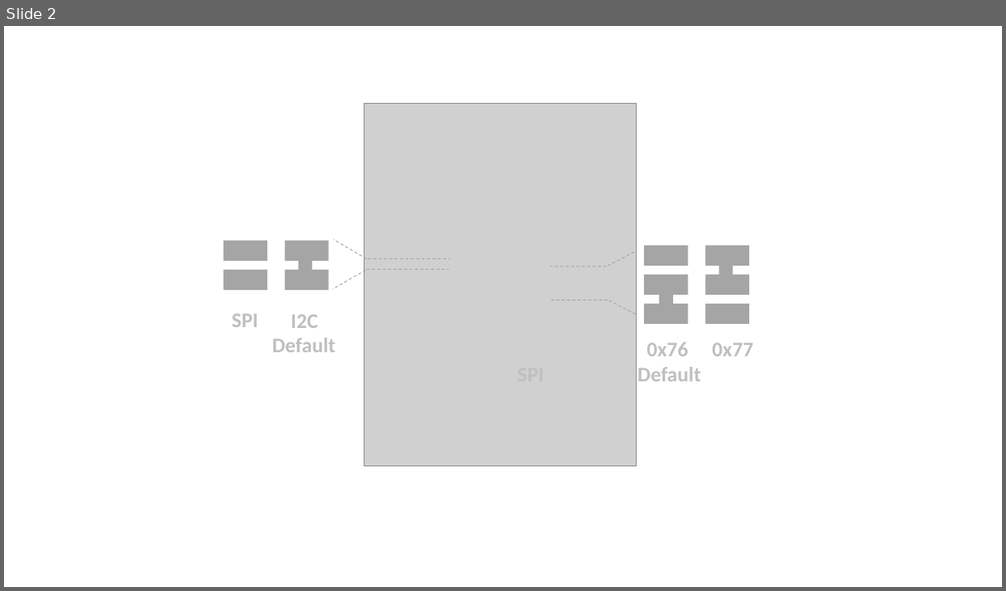
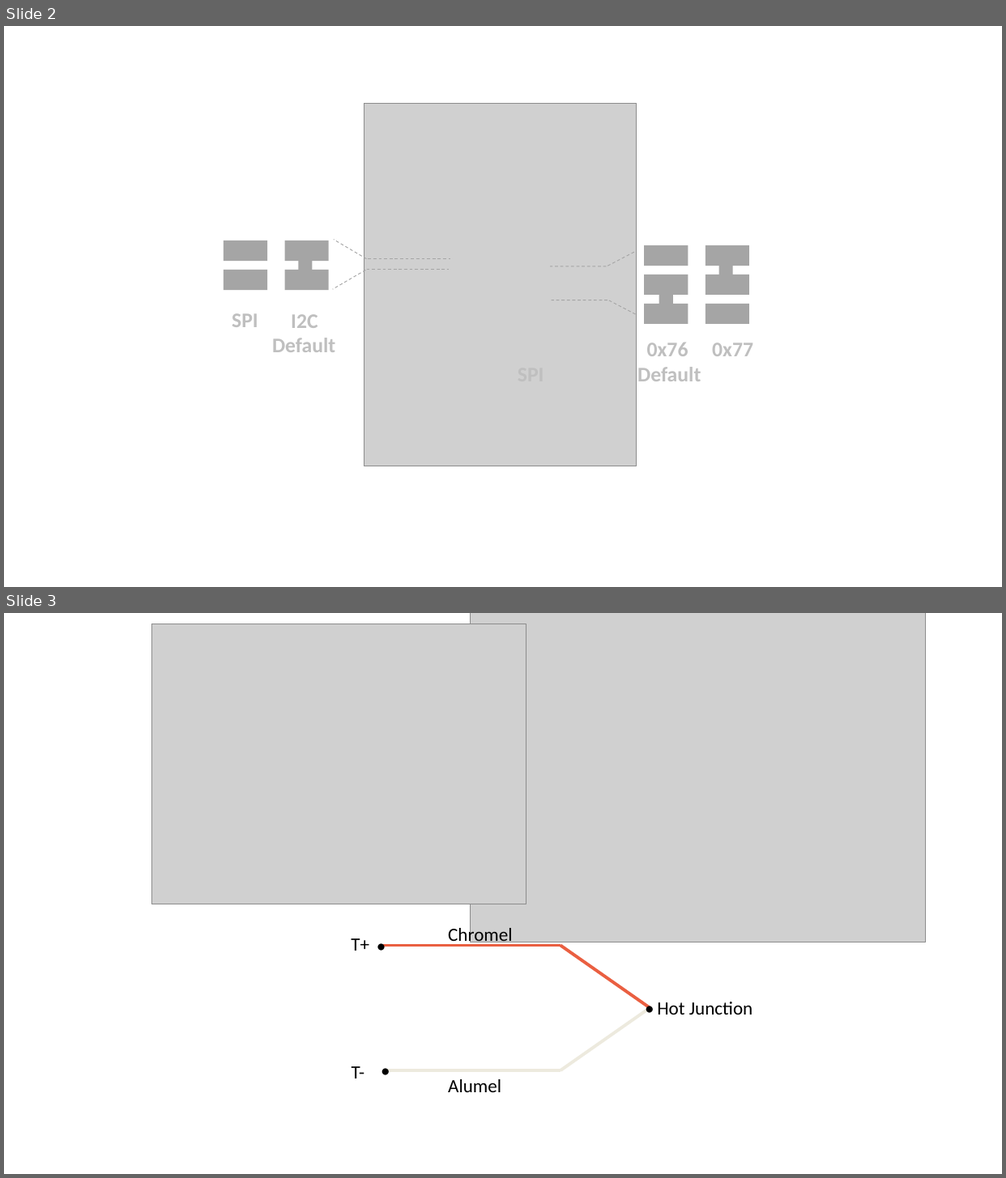
Before and after one commit to SeeedDocument/Grove-1_Wire_Themocouple_Amplifier-MAX31850K, a slide deck: img/pin_map.pptx. Shown one above the other, each under a label of ours: slide 2 before the commit, slides 2 and 3 after it. The pictures are 1006x591 and 1006x1178 pixels, drawn with LibreOffice and Linux fonts; fonts in the diff are those of the drawing; grey boxes stand for pictures. Boxes give left, top, right and bottom in pixels: in the first picture for what was removed or moved away, otherwise in the second. Text is boxed around its words. In the diff, an @@ line names an element or a change of style, - is before the commit and + after.

```diff
--- a/img/pin_map.pptx
+++ b/img/pin_map.pptx
@@ slide 3 added at <box>4,613,1002,1174</box>, background #FFFFFF @@
@@ picture added at <box>151,624,526,905</box> @@
@@ picture added at <box>471,613,926,943</box> @@
@@ text added at <box>448,926,512,947</box>, 18 pt, text #000000 @@
+Chromel
@@ text added at <box>351,939,369,951</box>, 18 pt, text #000000 @@
+T+
@@ text added at <box>369,931,394,960</box>, 18 pt, text #000000 @@
+•
@@ line added from (560, 945) to (383, 945), #EA5F41 3 pt @@
@@ line added from (650, 1008) to (560, 945), #EA5F41 3 pt @@
@@ text added at <box>637,994,662,1023</box>, 18 pt, text #000000 @@
+•
@@ line added from (650, 1008) to (560, 1071), #EDEADE 3 pt @@
@@ text added at <box>657,1002,753,1015</box>, 18 pt, text #000000 @@
+Hot Junction
@@ text added at <box>351,1067,364,1079</box>, 18 pt, text #000000 @@
+T-
@@ text added at <box>373,1055,398,1085</box>, 18 pt, text #000000 @@
+•
@@ line added from (560, 1071) to (383, 1071), #EDEADE 3 pt @@
@@ text added at <box>448,1080,501,1093</box>, 18 pt, text #000000 @@
+Alumel
```
Also in this commit, not shown: 1 other file.
